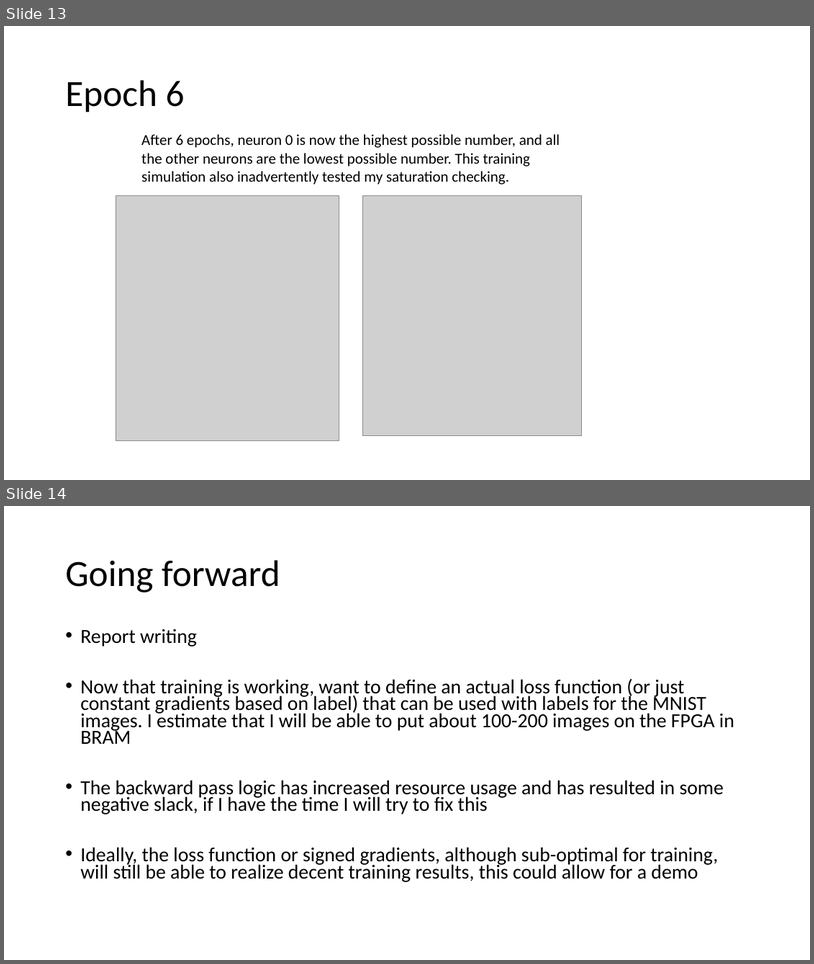
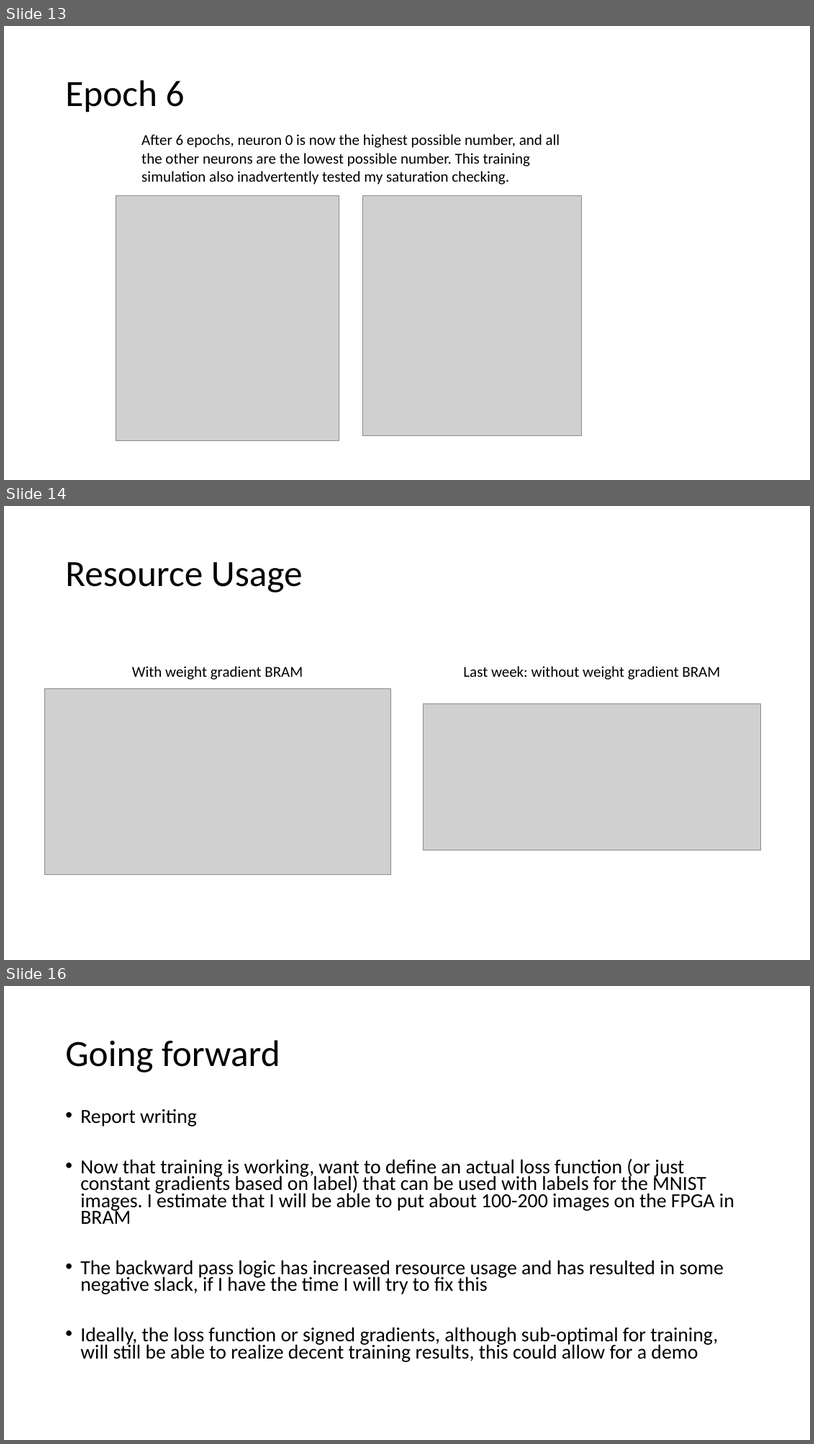
Before and after one commit to erikgroving/NeuralNetworkHardwareAccelerator, a slide deck: WeeklyPresentations/update11_06_03.pptx. Shown one above the other, each under a label of ours: slides 13 and 14 before the commit, slides 13, 14 and 16 after it; the slides between them are not shown. The pictures are 814x964 and 814x1444 pixels, drawn with LibreOffice and Linux fonts; fonts in the diff are those of the drawing; grey boxes stand for pictures. Boxes give left, top, right and bottom in pixels: in the first picture for what was removed or moved away, otherwise in the second. Text is boxed around its words. In the diff, an @@ line names an element or a change of style, - is before the commit and + after.

```diff
--- a/WeeklyPresentations/update11_06_03.pptx
+++ b/WeeklyPresentations/update11_06_03.pptx
@@ slide 14 added at bbox=[4, 506, 810, 960], background #FFFFFF @@
@@ title added at bbox=[65, 562, 303, 592], 44 pt, text #000000 @@
+Resource Usage
@@ text added at bbox=[132, 666, 303, 680], 18 pt, text #000000 @@
+With weight gradient BRAM
@@ text added at bbox=[463, 666, 720, 680], 18 pt, text #000000 @@
+Last week: without weight gradient BRAM
@@ picture added at bbox=[44, 688, 391, 874] @@
@@ picture added at bbox=[424, 704, 761, 850] @@
@@ what was slide 14 is now slide 16 @@
```
Also in this commit, not shown: 1 other slide added.
